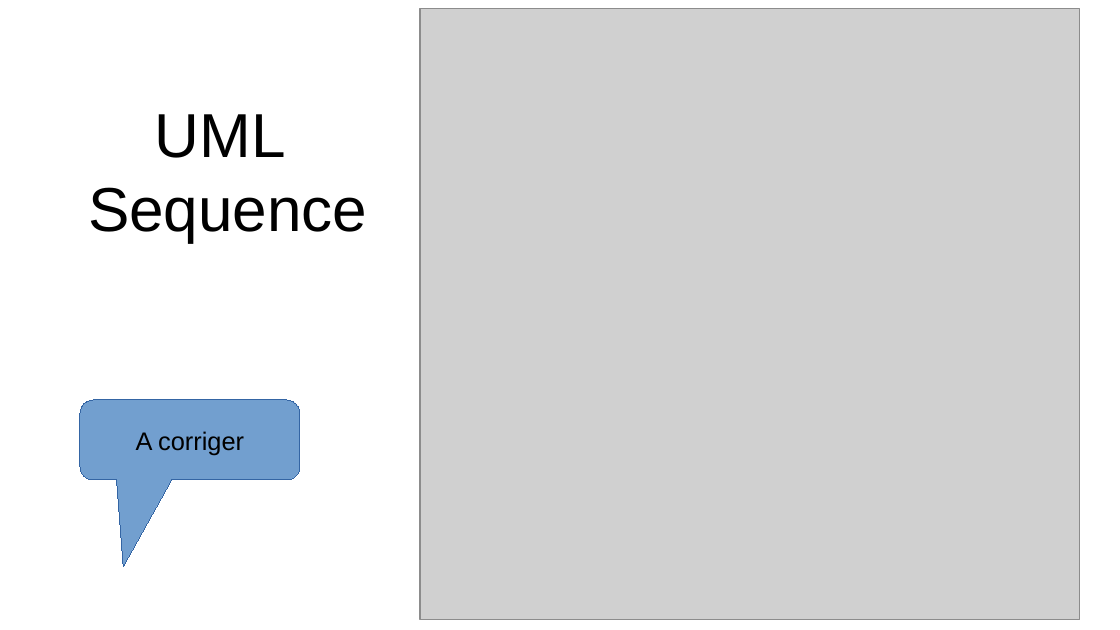
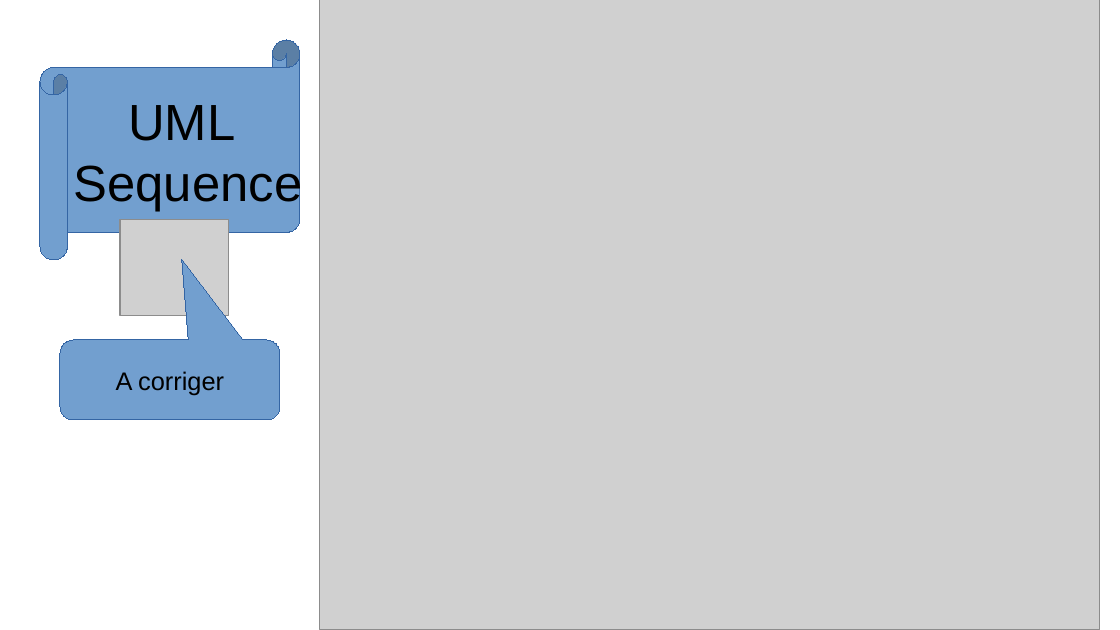
Before and after one commit to theo2b90/git-rea, a slide deck: slide 11 of ORAL.odp. Drawn at 1120x630 pixels with LibreOffice and Linux fonts; fonts in the diff are those of the drawing; grey boxes stand for pictures. Boxes give left, top, right and bottom in pixels: in the first picture for what was removed or moved away, otherwise in the second. Text is boxed around its words. In the diff, an @@ line names an element or a change of style, - is before the commit and + after.

```diff
--- a/ORAL.odp
+++ b/ORAL.odp
@@ picture: place and size @@
-picture at (420,9,1079,621)
+picture at (320,0,1101,630)
@@ horizontal scroll added at (40,40,300,260), fill #729FCF, outline #3465A4 0 pt @@
@@ title "UML Sequence": place and size @@
-title "UML Sequence" at (88,114,367,242)
+title "UML Sequence" at (74,105,303,211)
@@ title "UML Sequence" at (74,105,303,211): size 44 to 36 pt @@
@@ picture added at (120,221,229,316) @@
@@ rounded speech box "A corriger": place and size @@
-rounded speech box "A corriger" at (80,400,301,481)
+rounded speech box "A corriger" at (60,340,281,421)
@@ rounded speech box "A corriger" at (60,340,281,421): proportions changed @@
```
Also in this commit, not shown: 2 other slides changed, 5 slides added, 6 slides removed, 1 other file.
